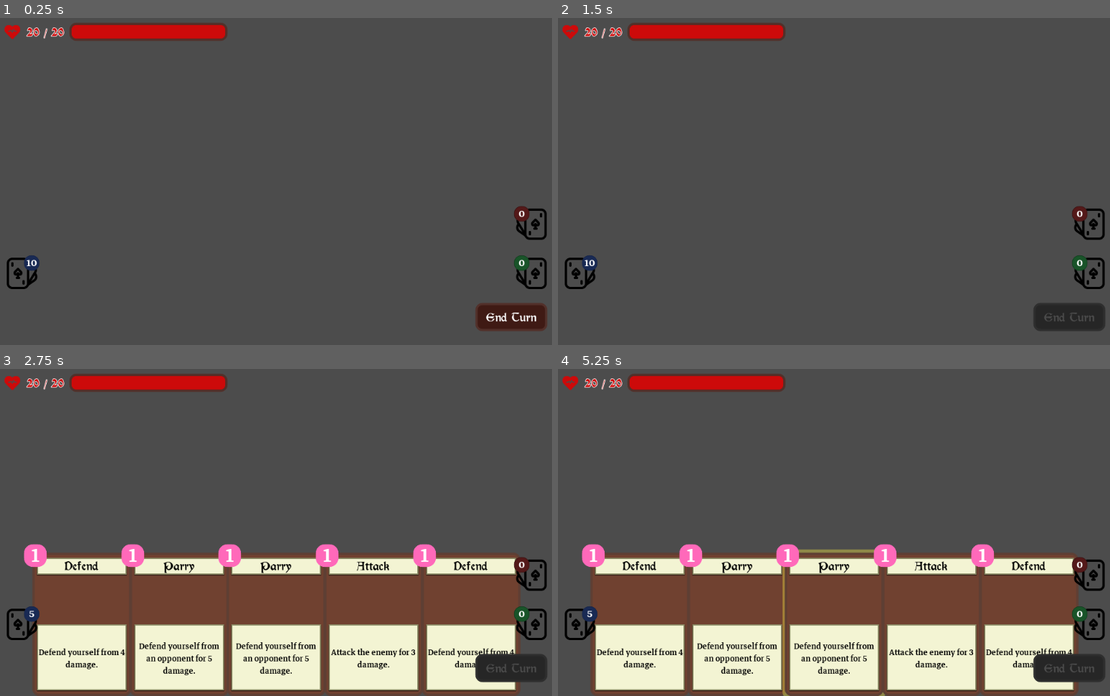
Above: before the commit, frames 1-4 (two rows, left to right).
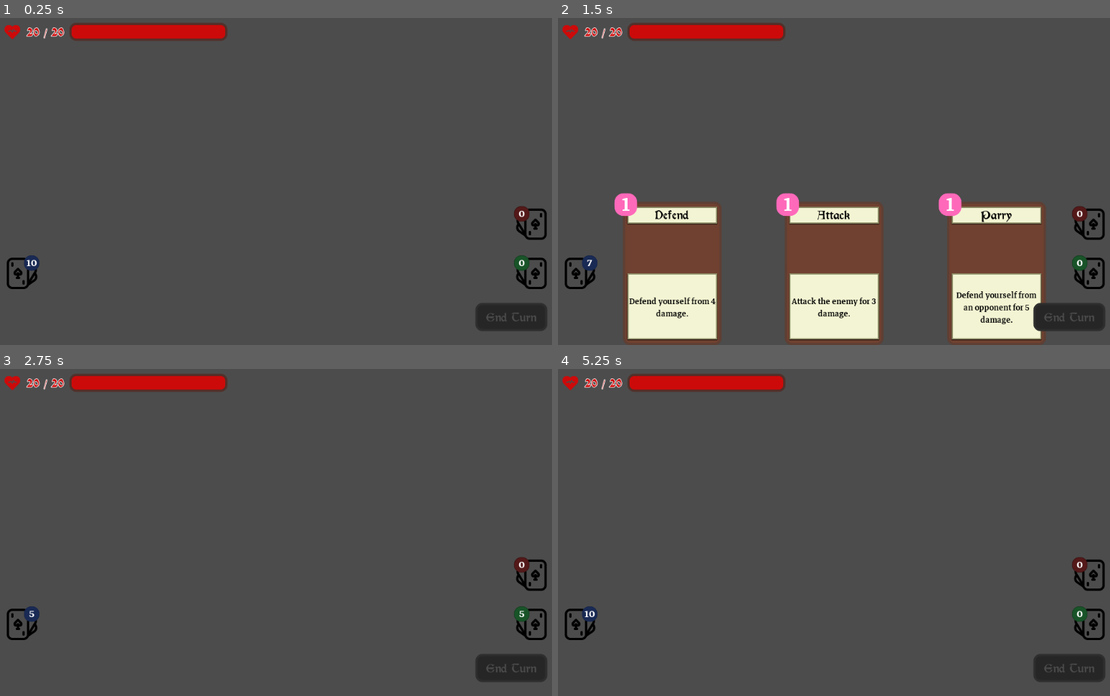
Above: after the commit, the same moments.

Repository: Maaack/Battle-Deck-Energy
Game: Godot game, scene res://Scenes/Main.tscn
Two runs of this game, one before a commit and one after it. Both use one fixed random seed, a clock stepped at 60 frames per second and the inputs below.
Inputs (mouse positions are in pixels of both pictures, inside the frame that each line leads up to):
- Up to frame 1 (0.25 s): no input
- Up to frame 2 (1.5 s): click (1071, 315) at 0.5 s, where only the run before the commit has a clickable "End Turn"; move the mouse to (960, 161) at 1.27 s; click (960, 161) at 1.42 s
- Up to frame 3 (2.75 s): click (513, 666) at 2 s, where only the run after the commit has a clickable "End Turn"
- Up to frame 4 (5.25 s): tap Enter at 2.75 s; move the mouse to (718, 545) at 2.77 s; click (718, 545) at 2.92 s; move the mouse to (894, 454) at 3.52 s; click (894, 454) at 3.67 s; click (1071, 666) at 4.25 s, where only the run after the commit has a clickable "End Turn"; move the mouse to (806, 594) at 5.02 s; click (806, 594) at 5.17 s

The runs differ from the first frame. In frame 1, 1.1% of the frame differs, in the area x 86-100%, y 87-96%; in frame 2, 23%; in frame 3, 37%; in frame 4, 37%, in the area x 4-95%, y 53-100%.

Commit message:
BATL-01: Discard pile gets reshuffled into empty draw pile. Added timers to things to give a sense of card movement.

Diff:
--- a/Resources/DeckSettings/DeckSettings.gd
+++ b/Resources/DeckSettings/DeckSettings.gd
@@ -11,20 +11,3 @@
 
 func size():
 	return cards.size()
-
-func shuffle():
-	return cards.shuffle()
-
-func draw_hand(count : int = 1):
-	var hand : Array = []
-	for _i in range(count):
-		if cards.size() == 0:
-			break
-		hand.append(cards.pop_front())
-	return hand
-
-func draw_card():
-	var hand : Array = draw_hand(1)
-	if hand.size() < 1:
-		return
-	return hand.pop_back()
--- a/Scenes/HUD/Buttons/EndTurn/EndTurnButton.tscn
+++ b/Scenes/HUD/Buttons/EndTurn/EndTurnButton.tscn
@@ -71,6 +71,7 @@
 margin_bottom = 25.0
 rect_min_size = Vector2( 128, 50 )
 focus_mode = 0
+disabled = true
 text = "End Turn"
 __meta__ = {
 "_edit_use_anchors_": false
--- a/Scenes/HUD/Decks/Base/Deck.gd
+++ b/Scenes/HUD/Decks/Base/Deck.gd
@@ -2,44 +2,58 @@
 extends Control
 
 
+signal drew_card
+signal empty
+
 onready var count_label = $TextureRect/Panel/CountLabel
 
 var deck_settings : DeckSettings = DeckSettings.new() setget set_deck_settings
-
+var deck : Array = []
 
 func set_deck_settings(value:DeckSettings):
+	deck_settings = value
 	if not is_instance_valid(value):
 		return
-	deck_settings = value.duplicate()
+	deck = value.cards.duplicate()
 	_update_deck_count()
+
+func size():
+	return deck.size()
+
+func shuffle():
+	return deck.shuffle()
 
 func _ready():
 	_update_deck_count()
 
 func _update_deck_count():
-	if not is_instance_valid(deck_settings):
-		return
 	if not is_instance_valid(count_label):
 		return
-	count_label.text = str(deck_settings.size())
-
-func shuffle():
-	if not is_instance_valid(deck_settings):
-		return
-	deck_settings.shuffle()
+	count_label.text = str(deck.size())
 
 func draw_hand(count:int = 1):
 	var hand : Array = []
-	if not is_instance_valid(deck_settings):
-		return hand
-	hand = deck_settings.draw_hand(count)
+	while(hand.size() < count):
+		if deck.size() == 0:
+			emit_signal("empty")
+			break
+		var card : PackedScene = deck.pop_front()
+		hand.append(card)
 	_update_deck_count()
-	return hand
+	emit_signal("drew_cards", hand)
+
+func draw_card():
+	if deck.size() == 0:
+		emit_signal("empty")
+	else:
+		var card : PackedScene = deck.pop_front()
+		_update_deck_count()
+		emit_signal("drew_card", card)
 
 func add_cards(cards:Array):
 	for card in cards:
 		add_card(card)
 
 func add_card(card:PackedScene):
-	deck_settings.cards.append(card)
+	deck.append(card)
 	_update_deck_count()
--- a/Scenes/HUD/HUD.gd
+++ b/Scenes/HUD/HUD.gd
@@ -4,23 +4,82 @@
 onready var draw_pile = $DrawPile
 onready var discard_pile = $DiscardPile
 onready var hand = $CenterBottom/Hand
-onready var timer = $Timer
+onready var draw_hand_timer = $DrawHandTimer
+onready var draw_card_timer = $DrawCardTimer
+onready var reshuffle_card_timer = $ReshuffleCardTimer
 onready var health_meter = $HealthMeter
+onready var end_turn_button = $EndTurnButton/Button
 
-var starter_deck = preload("res://Resources/DeckSettings/StartingDeck.tres")
+var starter_deck : Resource = preload("res://Resources/DeckSettings/StartingDeck.tres")
+var _drawing_cards : int = 0
+var _reshuffling_cards : int = 0
 
 func _ready():
 	randomize()
 	draw_pile.set_deck_settings(starter_deck)
 	draw_pile.shuffle()
-	timer.start()
+	draw_hand_timer.start()
+
+func draw_cards(count:int = 1):
+	_drawing_cards = count
+	if _drawing_cards > 0:
+		draw_pile.draw_card()
+
+func _drawing_cards_completed():
+	end_turn_button.disabled = false
+
+func reshuffle_discard_pile():
+	_reshuffling_cards = discard_pile.size()
+	if _reshuffling_cards > 0:
+		discard_pile.draw_card()
+
+func _reshuffling_cards_completed():
+	_shuffle_and_draw()
 
 func _on_EndTurnButton_pressed():
 	var discarded_cards : Array = hand.discard_hand()
 	discard_pile.add_cards(discarded_cards)
-	timer.start()
+	if draw_pile.size() > 0:
+		draw_hand_timer.start()
+	else:
+		draw_cards(5)
 
-func _on_Timer_timeout():
-	var cards : Array = draw_pile.draw_hand(5)
-	for card_scene in cards:
-		hand.add_card(card_scene)
+func _on_DrawHandTimer_timeout():
+	draw_cards(5)
+
+func _on_DrawPile_drew_card(card:PackedScene):
+	hand.add_card(card)
+	_drawing_cards -= 1
+	if _drawing_cards > 0:
+		draw_card_timer.start()
+	else:
+		_drawing_cards_completed()
+
+func _on_DrawPile_empty():
+	if discard_pile.size() > 0:
+		reshuffle_discard_pile()
+	else:
+		_drawing_cards_completed()
+
+func _on_DiscardPile_drew_card(card:PackedScene):
+	draw_pile.add_card(card)
+	_reshuffling_cards -= 1
+	if _reshuffling_cards > 0:
+		reshuffle_card_timer.start()
+	else:
+		_reshuffling_cards_completed()
+
+func _on_DiscardPile_empty():
+	_reshuffling_cards_completed()
+	_drawing_cards_completed()
+
+func _shuffle_and_draw():
+	draw_pile.shuffle()
+	if _drawing_cards > 0:
+		draw_card_timer.start()
+
+func _on_DrawCardTimer_timeout():
+	draw_pile.draw_card()
+
+func _on_ReshuffleCardTimer_timeout():
+	discard_pile.draw_card()
--- a/Scenes/HUD/HUD.tscn
+++ b/Scenes/HUD/HUD.tscn
@@ -35,6 +35,14 @@
 }
 
 [node name="Hand" parent="CenterBottom" instance=ExtResource( 9 )]
+anchor_left = 0.0
+anchor_top = 0.0
+anchor_right = 0.0
+anchor_bottom = 0.0
+margin_left = 80.0
+margin_top = 0.0
+margin_right = 944.0
+margin_bottom = 256.0
 
 [node name="DrawPile" parent="." instance=ExtResource( 1 )]
 margin_left = 23.6014
@@ -66,7 +74,21 @@
 margin_right = 423.601
 margin_bottom = 56.2419
 
-[node name="Timer" type="Timer" parent="."]
+[node name="DrawHandTimer" type="Timer" parent="."]
 one_shot = true
+
+[node name="DrawCardTimer" type="Timer" parent="."]
+wait_time = 0.2
+one_shot = true
+
+[node name="ReshuffleCardTimer" type="Timer" parent="."]
+wait_time = 0.1
+one_shot = true
+[connection signal="drew_card" from="DrawPile" to="." method="_on_DrawPile_drew_card"]
+[connection signal="empty" from="DrawPile" to="." method="_on_DrawPile_empty"]
+[connection signal="drew_card" from="DiscardPile" to="." method="_on_DiscardPile_drew_card"]
+[connection signal="empty" from="DiscardPile" to="." method="_on_DiscardPile_empty"]
 [connection signal="pressed" from="EndTurnButton" to="." method="_on_EndTurnButton_pressed"]
-[connection signal="timeout" from="Timer" to="." method="_on_Timer_timeout"]
+[connection signal="timeout" from="DrawHandTimer" to="." method="_on_DrawHandTimer_timeout"]
+[connection signal="timeout" from="DrawCardTimer" to="." method="_on_DrawCardTimer_timeout"]
+[connection signal="timeout" from="ReshuffleCardTimer" to="." method="_on_ReshuffleCardTimer_timeout"]
--- a/Scenes/HUD/Hand/Hand.tscn
+++ b/Scenes/HUD/Hand/Hand.tscn
@@ -3,9 +3,13 @@
 [ext_resource path="res://Scenes/HUD/Hand/Hand.gd" type="Script" id=1]
 
 [node name="Hand" type="HBoxContainer"]
-margin_left = 80.0
-margin_right = 944.0
-margin_bottom = 256.0
+anchor_left = 0.5
+anchor_top = 1.0
+anchor_right = 0.5
+anchor_bottom = 1.0
+margin_left = -432.0
+margin_top = -256.0
+margin_right = 432.0
 size_flags_horizontal = 3
 script = ExtResource( 1 )
 __meta__ = {
